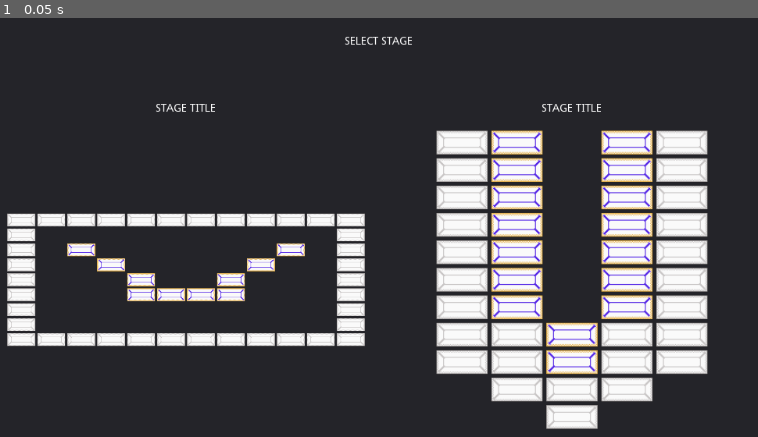
Above: before the commit, frame 1.
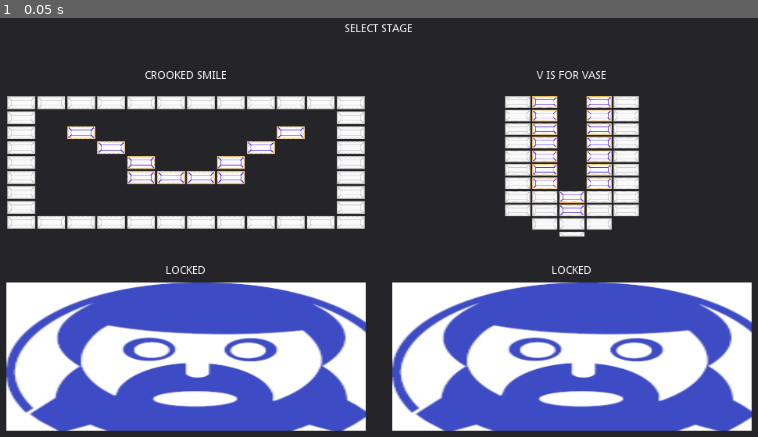
Above: after the commit, the same moment.

Repository: Anatolij-Grigorjev/Breakout4Godot
Game: Godot game, scene res://menus/StageSelectMenu.tscn
Two runs of this game, one before a commit and one after it. Both use one fixed random seed, a clock stepped at 60 frames per second and the inputs below. This scene is started directly instead of the project's main scene.
Inputs:
- Up to frame 1 (0.05 s): no input

The runs differ from the first frame. In frame 1, 49% of the frame differs, in the area x 0-100%, y 1-99%.

Commit message:
added locked stage graphic for missing stages

Diff:
--- a/game/menus/StageSelectBlock.gd
+++ b/game/menus/StageSelectBlock.gd
@@ -5,16 +5,21 @@
 extends Control
 
 export(PackedScene) var stage_bricks
+export(String) var stage_title setget _set_title_label
 
 onready var preview_window: Viewport = $Panel/MarginContainer/VBoxContainer/ViewportContainer/Viewport
-onready var stage_title: Label = $Panel/MarginContainer/VBoxContainer/StageTitle
+onready var stage_title_lbl: Label = $Panel/MarginContainer/VBoxContainer/StageTitle
+onready var placeholder_graphic: TextureRect = $Panel/MarginContainer/VBoxContainer/ViewportContainer/Viewport/LockedTexture
 
 
 func _ready():
-	if stage_bricks:
-		var instance = stage_bricks.instance()
-		preview_window.add_child(instance)
-		call_deferred("_center_in_viewport", preview_window, instance)
+	_set_title_label(stage_title)
+	if not stage_bricks:
+		return
+	var instance = stage_bricks.instance()
+	placeholder_graphic.queue_free()
+	preview_window.add_child(instance)
+	call_deferred("_center_in_viewport", preview_window, instance)
 
 
 func _center_in_viewport(viewport: Viewport, bricks: BricksMap):
@@ -25,6 +30,8 @@
 	var viewport_size = viewport.get_visible_rect().size
 	bricks.scale *= scale_factor
 	bricks.global_position = viewport_size / 2 - bricks_size / 2
+	#aligned to vertical top
+	bricks.global_position.y = 10
 	print("bricks_orig_size=%s|\nscale_factor=%s|\nbricks_size=%s|\nviewport_size=%s|\nbricks_pos=%s|" % [
 		bricks_orig_size, scale_factor, bricks_size, viewport_size, bricks.global_position
 	])
@@ -35,3 +42,11 @@
 	var bricks_size = bricks.get_used_rect().size * bricks.cell_size
 
 	return min(viewport_size.x / bricks_size.x, viewport_size.y / bricks_size.y)
+
+
+
+func _set_title_label(title: String):
+	stage_title = title
+	var lbl = $Panel/MarginContainer/VBoxContainer/StageTitle
+	if lbl:
+		lbl.text = title
--- a/game/menus/StageSelectBlock.tscn
+++ b/game/menus/StageSelectBlock.tscn
@@ -1,13 +1,15 @@
-[gd_scene load_steps=3 format=2]
+[gd_scene load_steps=4 format=2]
 
 [ext_resource path="res://menus/StageSelectBlock.gd" type="Script" id=1]
 [ext_resource path="res://bricks/BricksMapVase.tscn" type="PackedScene" id=2]
+[ext_resource path="res://asset_lib_icon.png" type="Texture" id=3]
 
 [node name="StageSelectBlock" type="Control"]
 anchor_right = 1.0
 anchor_bottom = 1.0
 script = ExtResource( 1 )
 stage_bricks = ExtResource( 2 )
+stage_title = "<No comment>"
 
 [node name="Panel" type="Panel" parent="."]
 anchor_right = 1.0
@@ -35,6 +37,7 @@
 text = "STAGE TITLE"
 align = 1
 valign = 1
+uppercase = true
 
 [node name="ViewportContainer" type="ViewportContainer" parent="Panel/MarginContainer/VBoxContainer"]
 margin_top = 60.0
@@ -55,3 +58,11 @@
 render_target_update_mode = 3
 gui_disable_input = true
 gui_snap_controls_to_pixels = false
+
+[node name="LockedTexture" type="TextureRect" parent="Panel/MarginContainer/VBoxContainer/ViewportContainer/Viewport"]
+anchor_right = 1.0
+anchor_bottom = 1.0
+margin_right = 40.0
+margin_bottom = 40.0
+texture = ExtResource( 3 )
+expand = true
--- a/game/menus/StageSelectMenu.tscn
+++ b/game/menus/StageSelectMenu.tscn
@@ -27,7 +27,7 @@
 
 [node name="SelectStageLbl" type="Label" parent="Panel/MarginContainer/VBoxContainer"]
 margin_right = 984.0
-margin_bottom = 92.0
+margin_bottom = 61.0
 size_flags_vertical = 7
 text = "SELECT STAGE"
 align = 1
@@ -35,28 +35,53 @@
 uppercase = true
 
 [node name="GridContainer" type="GridContainer" parent="Panel/MarginContainer/VBoxContainer"]
-margin_top = 96.0
+margin_top = 65.0
 margin_right = 984.0
 margin_bottom = 560.0
 size_flags_horizontal = 3
 size_flags_vertical = 3
-size_flags_stretch_ratio = 5.0
+size_flags_stretch_ratio = 8.0
 columns = 2
 
 [node name="StageSelectBlock" parent="Panel/MarginContainer/VBoxContainer/GridContainer" instance=ExtResource( 1 )]
 anchor_right = 0.0
 anchor_bottom = 0.0
 margin_right = 490.0
-margin_bottom = 464.0
+margin_bottom = 245.0
 size_flags_horizontal = 3
 size_flags_vertical = 3
 stage_bricks = ExtResource( 2 )
+stage_title = "Crooked Smile"
 
 [node name="StageSelectBlock2" parent="Panel/MarginContainer/VBoxContainer/GridContainer" instance=ExtResource( 1 )]
 anchor_right = 0.0
 anchor_bottom = 0.0
 margin_left = 494.0
 margin_right = 984.0
-margin_bottom = 464.0
+margin_bottom = 245.0
 size_flags_horizontal = 3
 size_flags_vertical = 3
+stage_title = "V is for Vase"
+
+[node name="StageSelectBlock3" parent="Panel/MarginContainer/VBoxContainer/GridContainer" instance=ExtResource( 1 )]
+anchor_right = 0.0
+anchor_bottom = 0.0
+margin_top = 249.0
+margin_right = 490.0
+margin_bottom = 494.0
+size_flags_horizontal = 3
+size_flags_vertical = 3
+stage_bricks = null
+stage_title = "LOCKED"
+
+[node name="StageSelectBlock4" parent="Panel/MarginContainer/VBoxContainer/GridContainer" instance=ExtResource( 1 )]
+anchor_right = 0.0
+anchor_bottom = 0.0
+margin_left = 494.0
+margin_top = 249.0
+margin_right = 984.0
+margin_bottom = 494.0
+size_flags_horizontal = 3
+size_flags_vertical = 3
+stage_bricks = null
+stage_title = "Locked"
